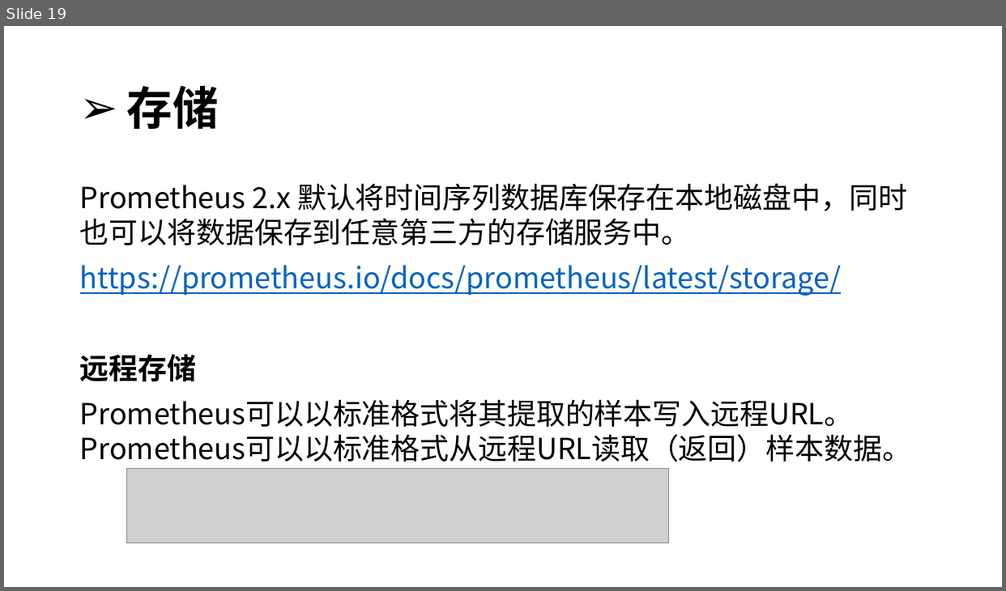
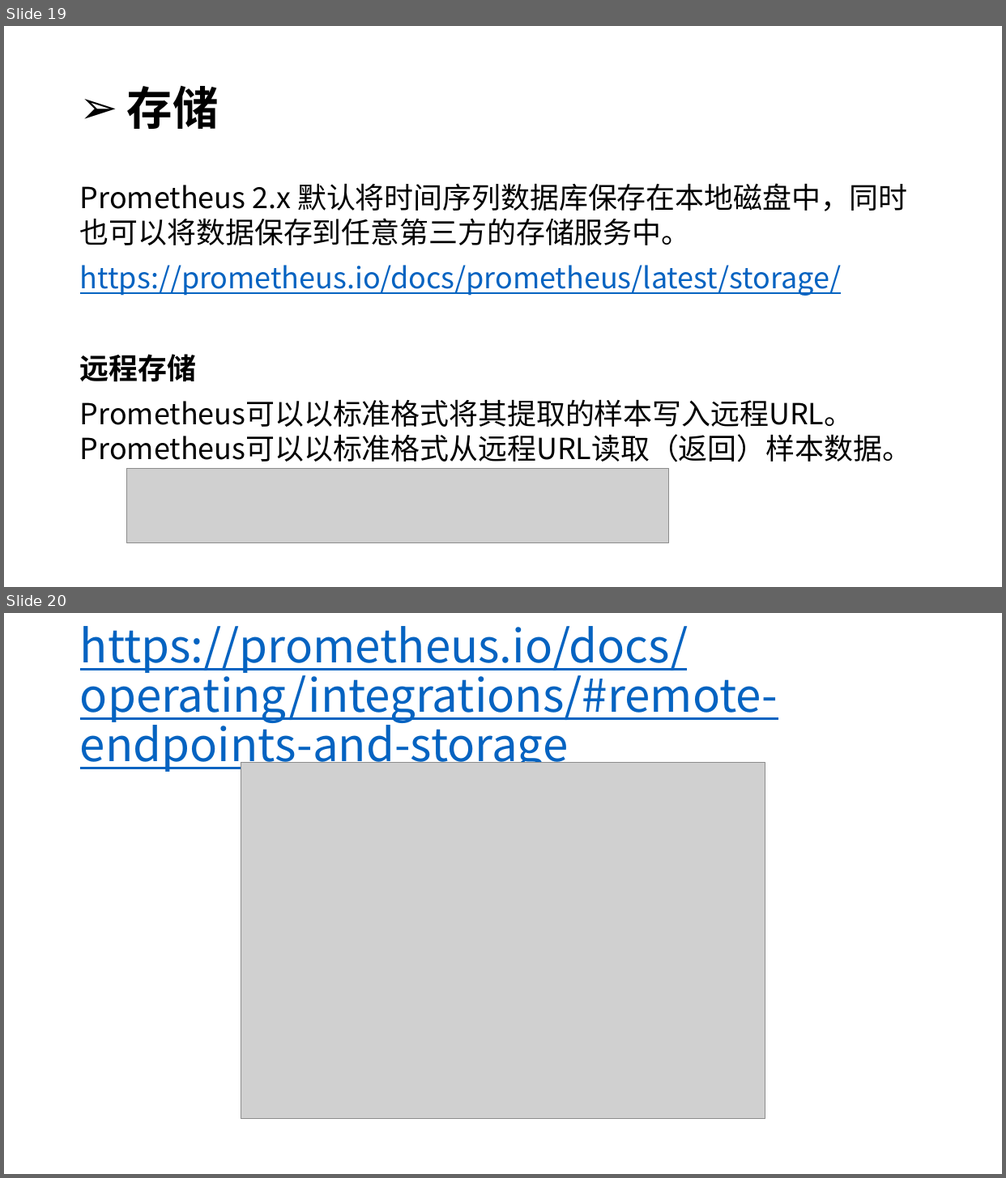
Before and after one commit to kingreatwill/open, a slide deck: files/Prometheus.pptx. Shown one above the other, each under a label of ours: slide 19 before the commit, slides 19 and 20 after it. The pictures are 1006x591 and 1006x1178 pixels, drawn with LibreOffice and Linux fonts; fonts in the diff are those of the drawing; grey boxes stand for pictures. Boxes give left, top, right and bottom in pixels: in the first picture for what was removed or moved away, otherwise in the second. Text is boxed around its words. In the diff, an @@ line names an element or a change of style, - is before the commit and + after.

Commit message:
prometheus

```diff
--- a/files/Prometheus.pptx
+++ b/files/Prometheus.pptx
@@ slide 20 added at (x1=4, y1=613, x2=1002, y2=1174), background #FFFFFF @@
@@ title added at (x1=80, y1=626, x2=778, y2=773), 44 pt, text #0563C1, underline @@
+https://prometheus.io/docs/operating/integrations/#remote-endpoints-and-storage
@@ picture added at (x1=241, y1=763, x2=765, y2=1119) @@
```
Also in this commit, not shown: 3 slides changed, 10 other slides added, 4 other files.
